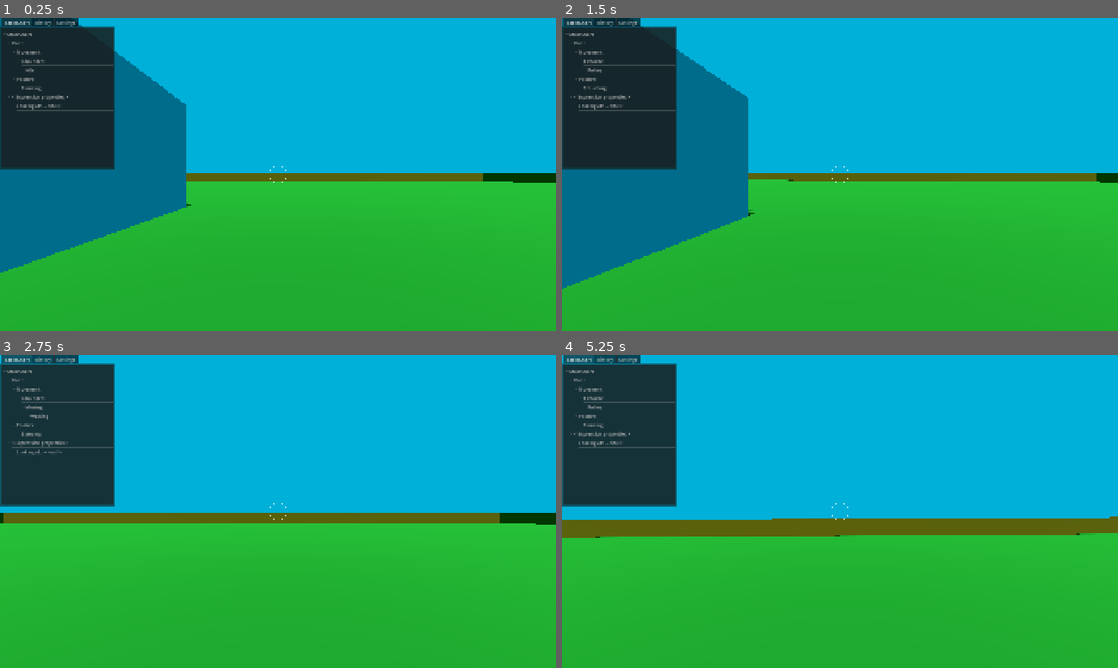
Above: before the commit, frames 1-4 (two rows, left to right).
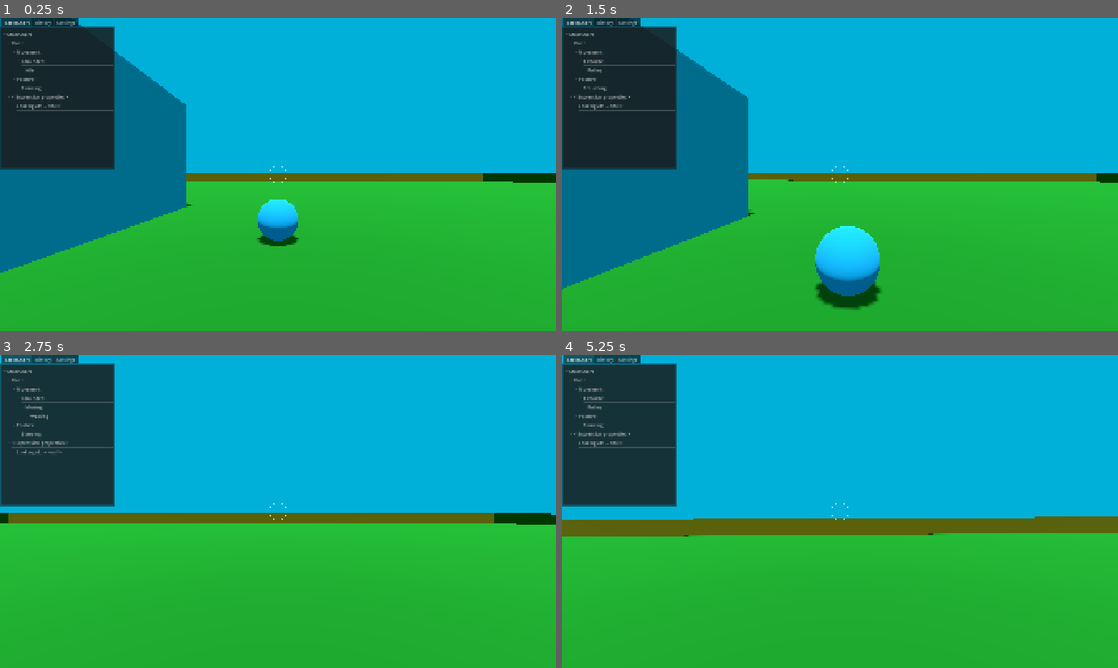
Above: after the commit, the same moments.

Repository: janisl/rpg-core
Game: Godot game, scene res://systems/main_scene.tscn
The game is run twice, just before and just after one commit, with the same random seed, the same clock (stepped at 60 frames per second) and the same inputs.
Inputs (mouse positions are in pixels of both pictures, inside the frame that each line leads up to):
- Up to frame 1 (0.25 s): no input
- Up to frame 2 (1.5 s): tap Enter at 0.5 s; move the mouse to (867, 174) at 0.52 s; hold Shift (crouch) 0.53-1.28 s; hold W (forward) from 0.53 s (still down); tap Space (jump) at 0.77 s; move the mouse to (812, 174) at 1.27 s; tap Ctrl (sprint) at 1.35 s
- Up to frame 3 (2.75 s): keep holding W (forward); tap Space (jump) at 1.52 s; move the mouse to (289, 505) at 2.02 s; hold Z (test) from 2.03 s (still down)
- Up to frame 4 (5.25 s): keep holding W (forward); move the mouse to (834, 517) at 2.77 s; release Z (test) at 2.78 s; tap Shift (crouch) at 2.85 s; tap Space (jump) at 3.02, 3.5, 3.77, 4.52 s; move the mouse to (878, 514) at 3.52 s; hold Ctrl (sprint) 3.53-4.28 s; move the mouse to (795, 508) at 4.27 s; tap Z (test) at 4.35 s; move the mouse to (845, 511) at 5.02 s; hold Shift (crouch) from 5.03 s (still down)

The runs differ from the first frame. In frame 1, 0.9% of the frame differs, in the area x 46-54%, y 58-73%; in frame 2, 2.6%, in the area x 45-58%, y 66-94%; in frame 3, less than 0.1%; in frame 4, 0.5%.

Commit message:
Add ability to push rigid bodies.

Diff:
--- a/actors/actor.gd
+++ b/actors/actor.gd
@@ -1,6 +1,25 @@
 class_name Actor
 extends CharacterBody3D
+
+const APPROX_MASS = 80.0
+
+
+func _ready() -> void:
+	pass
 
 
 func is_in_swimmable_area() -> bool:
 	return not get_tree().get_nodes_in_group("swimmable").all(func(area): return !area.overlaps_body(self))
+
+
+func push_away_rigid_bodies() -> void:
+	for i in get_slide_collision_count():
+		var c := get_slide_collision(i)
+		if c.get_collider() is RigidBody3D:
+			var push_dir = -c.get_normal()
+			var diff = velocity.dot(push_dir) - c.get_collider().linear_velocity.dot(push_dir)
+			diff = max(0.0, diff)
+			var mass_ratio = min(1.0, APPROX_MASS / c.get_collider().mass)
+			push_dir.y = 0
+			var push_force = mass_ratio * 5.0
+			c.get_collider().apply_impulse(push_dir * diff * push_force, c.get_position() - c.get_collider().global_position)
--- a/actors/player/components/player_airborne_movement_handler.gd
+++ b/actors/player/components/player_airborne_movement_handler.gd
@@ -54,6 +54,7 @@
 	player.velocity.x = current_velocity.x
 	player.velocity.z = current_velocity.y
 
+	player.push_away_rigid_bodies()
 	player.move_and_slide()
 
 	if player.is_in_swimmable_area():
--- a/actors/player/components/player_ground_movement_handler.gd
+++ b/actors/player/components/player_ground_movement_handler.gd
@@ -59,6 +59,7 @@
 	player.velocity.z = current_velocity.y
 
 	if not _snap_up_stairs_check(delta):
+		player.push_away_rigid_bodies()
 		player.move_and_slide()
 		_snap_down_to_stairs_check()
 
--- a/actors/player/components/player_swimming_movement_handler.gd
+++ b/actors/player/components/player_swimming_movement_handler.gd
@@ -32,6 +32,7 @@
 	new_velocity = new_velocity.lerp(Vector3.ZERO, damped_factor * delta)
 
 	player.velocity = new_velocity
+	player.push_away_rigid_bodies()
 	player.move_and_slide()
 
 	if not player.is_in_swimmable_area():
--- a/actors/player/player.tscn
+++ b/actors/player/player.tscn
@@ -83,6 +83,8 @@
 script = ExtResource("4_qrxv1")
 
 [node name="CameraArea" type="Area3D" parent="CameraController/Camera" unique_id=126417438]
+collision_layer = 0
+monitorable = false
 
 [node name="CollisionShape3D" type="CollisionShape3D" parent="CameraController/Camera/CameraArea" unique_id=1310995675]
 shape = SubResource("SphereShape3D_bsiym")
--- a/levels/test.tscn
+++ b/levels/test.tscn
@@ -105,22 +105,22 @@
 volumetric_fog_enabled = true
 volumetric_fog_density = 0.0
 
-[sub_resource type="FastNoiseLite" id="FastNoiseLite_ny0t1"]
+[sub_resource type="FastNoiseLite" id="FastNoiseLite_lkjt4"]
 resource_local_to_scene = true
+
+[sub_resource type="NoiseTexture2D" id="NoiseTexture2D_ny0t1"]
+resource_local_to_scene = true
+noise = SubResource("FastNoiseLite_lkjt4")
+seamless = true
+as_normal_map = true
 
 [sub_resource type="NoiseTexture2D" id="NoiseTexture2D_r4e4k"]
 resource_local_to_scene = true
-noise = SubResource("FastNoiseLite_ny0t1")
+noise = SubResource("FastNoiseLite_lkjt4")
 seamless = true
 as_normal_map = true
 
-[sub_resource type="NoiseTexture2D" id="NoiseTexture2D_pnvjf"]
-resource_local_to_scene = true
-noise = SubResource("FastNoiseLite_ny0t1")
-seamless = true
-as_normal_map = true
-
-[sub_resource type="StandardMaterial3D" id="StandardMaterial3D_6g8e2"]
+[sub_resource type="StandardMaterial3D" id="StandardMaterial3D_pnvjf"]
 resource_local_to_scene = true
 transparency = 1
 cull_mode = 2
@@ -128,13 +128,21 @@
 albedo_color = Color(0.30980393, 0.5411765, 0.8666667, 0.3882353)
 roughness = 0.0
 normal_enabled = true
-normal_texture = SubResource("NoiseTexture2D_r4e4k")
+normal_texture = SubResource("NoiseTexture2D_ny0t1")
 refraction_enabled = true
-refraction_texture = SubResource("NoiseTexture2D_pnvjf")
+refraction_texture = SubResource("NoiseTexture2D_r4e4k")
 uv1_scale = Vector3(0.04, 0.04, 0.04)
 uv1_triplanar = true
 uv1_world_triplanar = true
 
+[sub_resource type="SphereShape3D" id="SphereShape3D_bsiym"]
+
+[sub_resource type="StandardMaterial3D" id="StandardMaterial3D_rdqwp"]
+albedo_color = Color(0.05188883, 0.5375777, 0.6576247, 1)
+
+[sub_resource type="SphereMesh" id="SphereMesh_bsiym"]
+material = SubResource("StandardMaterial3D_rdqwp")
+
 [node name="Test" type="Node3D" unique_id=867766289]
 
 [node name="Meshes" type="Node3D" parent="." unique_id=1450648196]
@@ -395,4 +403,13 @@
 [node name="SwimmableArea" parent="." unique_id=788056043 instance=ExtResource("2_lkjt4")]
 transform = Transform3D(1, 0, 0, 0, 1, 0, 0, 0, 1, -10, 2.4, -5)
 size = Vector3(10, 5, 10)
-material = SubResource("StandardMaterial3D_6g8e2")
+material = SubResource("StandardMaterial3D_pnvjf")
+
+[node name="Ball" type="RigidBody3D" parent="." unique_id=589787673]
+transform = Transform3D(1, 0, 0, 0, 1, 0, 0, 0, 1, 0, 0.5, -5)
+
+[node name="CollisionShape3D" type="CollisionShape3D" parent="Ball" unique_id=1167890926]
+shape = SubResource("SphereShape3D_bsiym")
+
+[node name="MeshInstance3D" type="MeshInstance3D" parent="Ball" unique_id=1991482352]
+mesh = SubResource("SphereMesh_bsiym")
